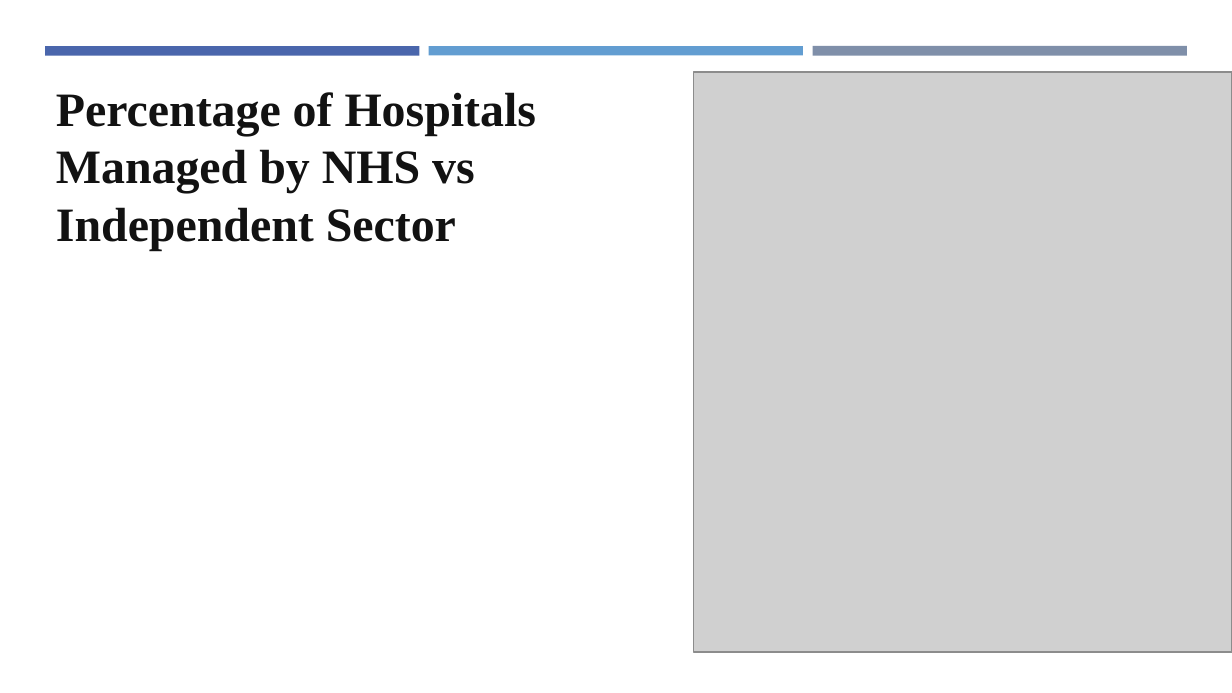
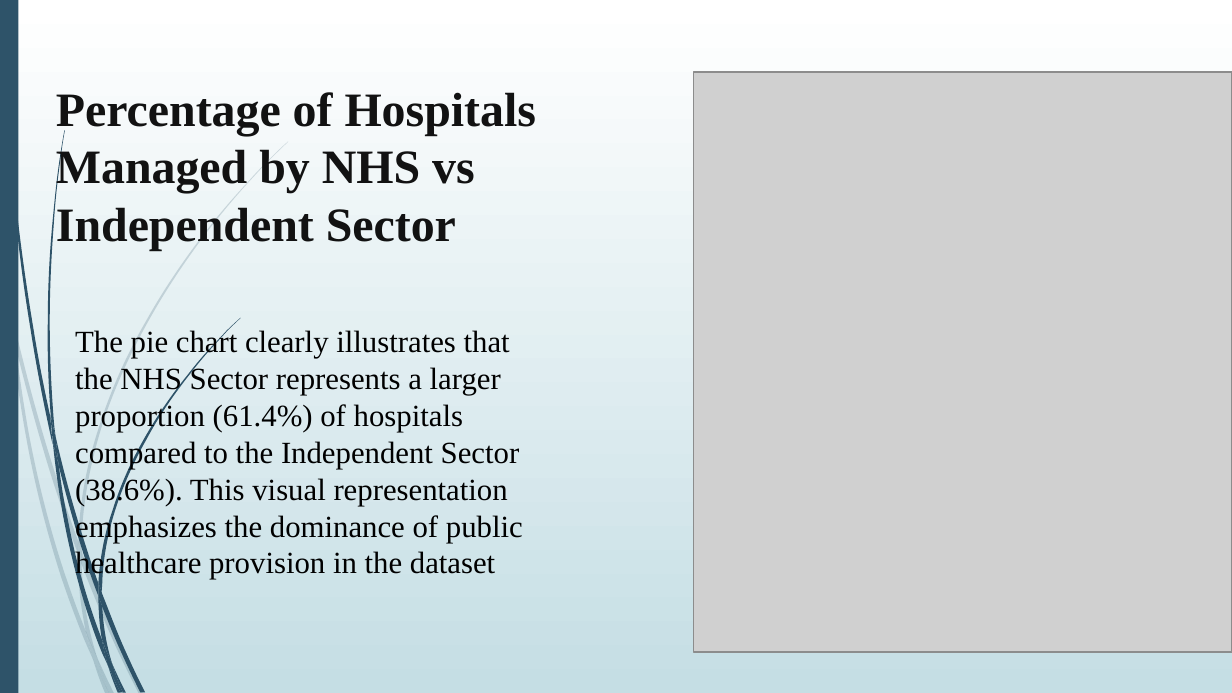
Before and after one commit to kouakoua1/Hospital-Analysis, a slide deck: slide 19 of 5 - Hospital Data Analysis report - Presentation.pptx (slide 20 before the commit). Drawn at 1232x693 pixels with LibreOffice and Linux fonts; fonts in the diff are those of the drawing; grey boxes stand for pictures. Boxes give left, top, right and bottom in pixels: in the first picture for what was removed or moved away, otherwise in the second. Text is boxed around its words. In the diff, an @@ line names an element or a change of style, - is before the commit and + after.

```diff
--- a/5 - Hospital Data Analysis report - Presentation.pptx
+++ b/5 - Hospital Data Analysis report - Presentation.pptx
@@ background #FFFFFF to gradient #FFFFFF to #C5DEE5 @@
@@ rectangle added at [0, 0, 18, 692], fill #2E5369 @@
@@ rectangle removed at [46, 47, 420, 57] @@
@@ rectangle removed at [429, 47, 803, 55] @@
@@ rectangle removed at [813, 46, 1188, 55] @@
@@ text added at [75, 328, 523, 580], 18 pt, text #000000 @@
+The pie chart clearly illustrates that the NHS Sector represents a larger proportion (61.4%) of hospitals compared to the Independent Sector (38.6%). This visual representation emphasizes the dominance of public healthcare provision in the dataset
@@ group added at [0, 142, 288, 693]: 10 freeform shapes @@
@@ group added at [2, 0, 241, 693]: 12 freeform shapes @@
```
Also in this commit, not shown: 18 other slides changed, 4 slides added, 15 slides removed, 1 other file.
